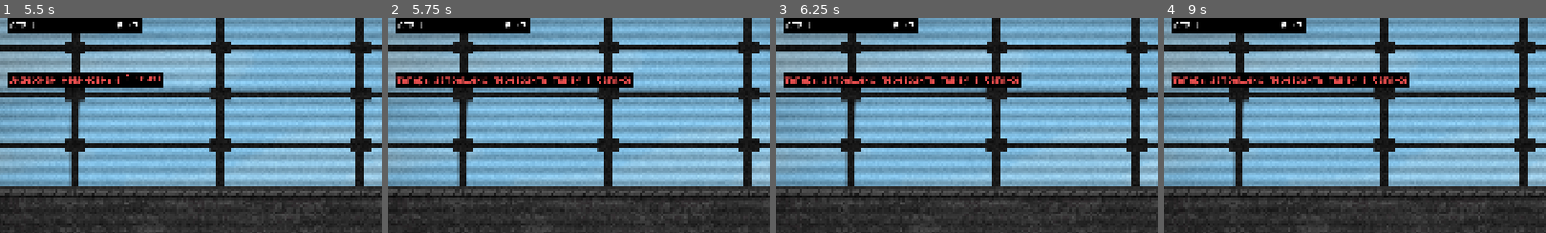
Above: before the commit, frames 1-4 (left to right).
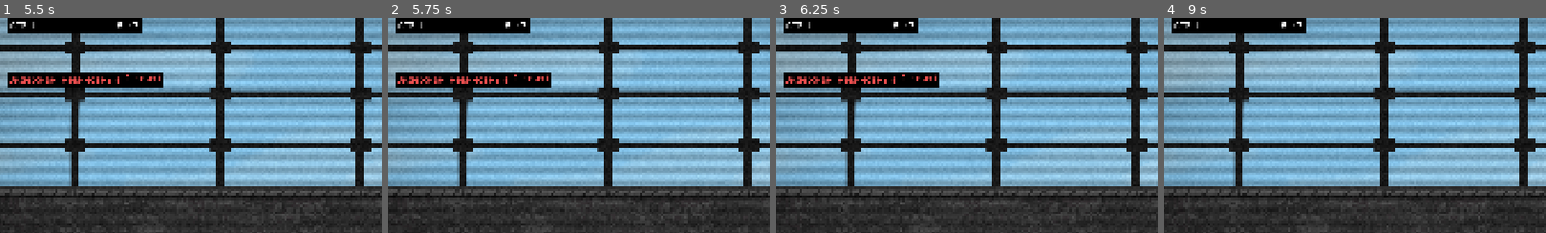
Above: after the commit, the same moments.

Repository: meowzyness/gayjam
Game: Godot game, scene res://Scenes/main_menu.tscn
The game is run twice, just before and just after one commit, with the same random seed, the same clock (stepped at 60 frames per second) and the same inputs.
Inputs (mouse positions are % of the whole screen's width and height, from its top left):
- Up to frame 1 (5.5 s): click "Начать" at 0.5 s; click "Задержать" at 1.25 s; click "Задержать" at 2 s; click "Задержать" at 2.75 s; tap Enter at 3.5 s; move the mouse to (72, 51) at 3.52 s; click (72, 51) at 3.67 s; tap Space at 3.77, 4.52 s; move the mouse to (75, 50) at 4.27 s; click (75, 50) at 4.42 s; move the mouse to (74, 50) at 5.02 s; click (74, 50) at 5.17 s
- Up to frame 2 (5.75 s): no input
- Up to frame 3 (6.25 s): move the mouse to (73, 49) at 5.77 s; click (73, 49) at 5.92 s; tap Space at 6.02 s
- Up to frame 4 (9 s): move the mouse to (73, 49) at 6.52 s; click (73, 49) at 6.67 s; tap Space at 6.77, 7.52 s; tap Escape at 7.15 s; move the mouse to (72, 50) at 7.27 s; click (72, 50) at 7.42 s; move the mouse to (71, 49) at 8.02 s; click (71, 49) at 8.17 s; move the mouse to (72, 51) at 8.77 s; click (72, 51) at 8.92 s
The pictures show only the part of the screen within x 3-53%, y 4-54%; the shares and areas given below are measured in that part.

Frame 1 is identical in both runs. In frame 2, 2.4% of the frame differs, in the area x 2-65%, y 25-33%; in frame 3, 2.4%; in frame 4, 4.3%.

Commit message:
fixing_pumpkin2

Diff:
--- a/Scripts/UI.gd
+++ b/Scripts/UI.gd
@@ -160,8 +160,8 @@
 
 
 func generate_random_events():
-	await get_tree().create_timer(5.0).timeout
-	var r = randi_range(10, 11)
+	await get_tree().create_timer(60.0).timeout
+	var r = randi_range(1, 11)
 	if r == 1:
 		Globals.add_ban(randi_range(1, 14), 'banned_ages')
 		print(Globals.ban['banned_ages'])
--- a/Scripts/personality.gd
+++ b/Scripts/personality.gd
@@ -131,7 +131,7 @@
 	if Globals.amount_of_banning_lists == 0:
 		r = randi_range(1, 2)
 	else:
-		r = randi_range(3, 3)
+		r = randi_range(1, 3)
 	if r == 1:
 		totaly_real_texture = generate_texture()
 		while texture == totaly_real_texture:
@@ -171,8 +171,8 @@
 func update():
 	if citizenship in Globals.ban['banned_citizenships']:
 		traitor = true
-		sussyness = randi_range(7, 10) / 10.0
+		sussyness = randi_range(5, 9) / 10.0
 	for b in baggage:
 		if b in Globals.ban['banned_baggage']:
 			traitor = true
-			sussyness = randi_range(7, 10) / 10.0
+			sussyness = randi_range(5, 9) / 10.0
